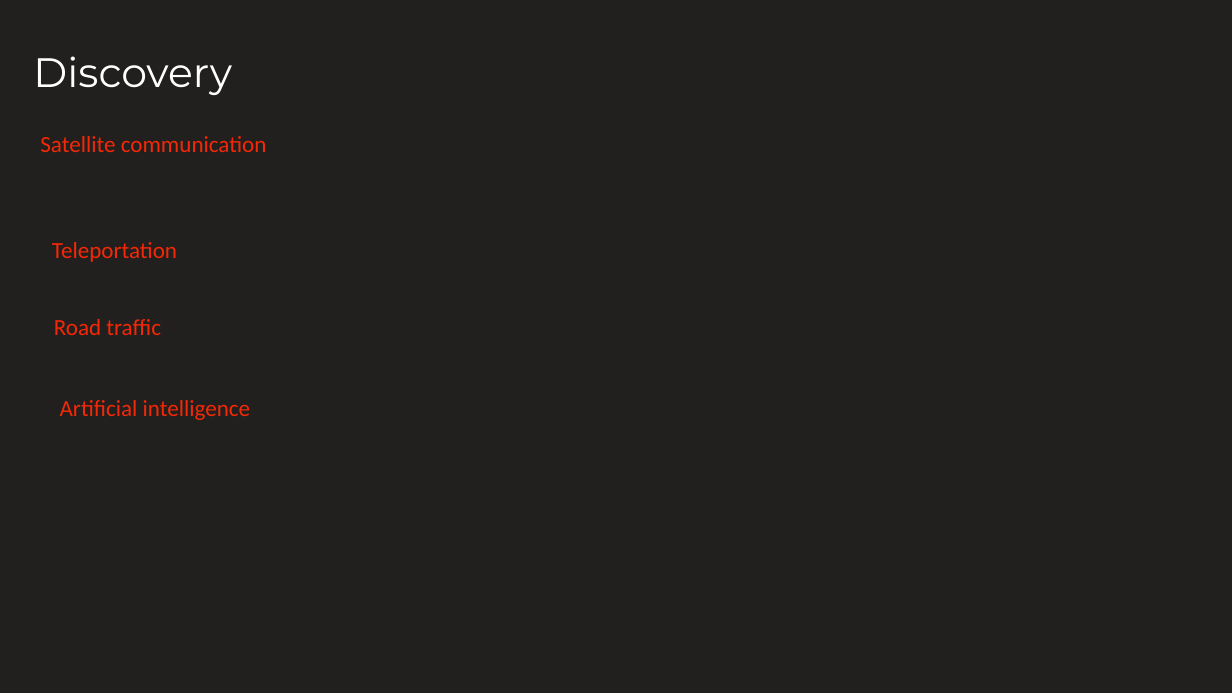
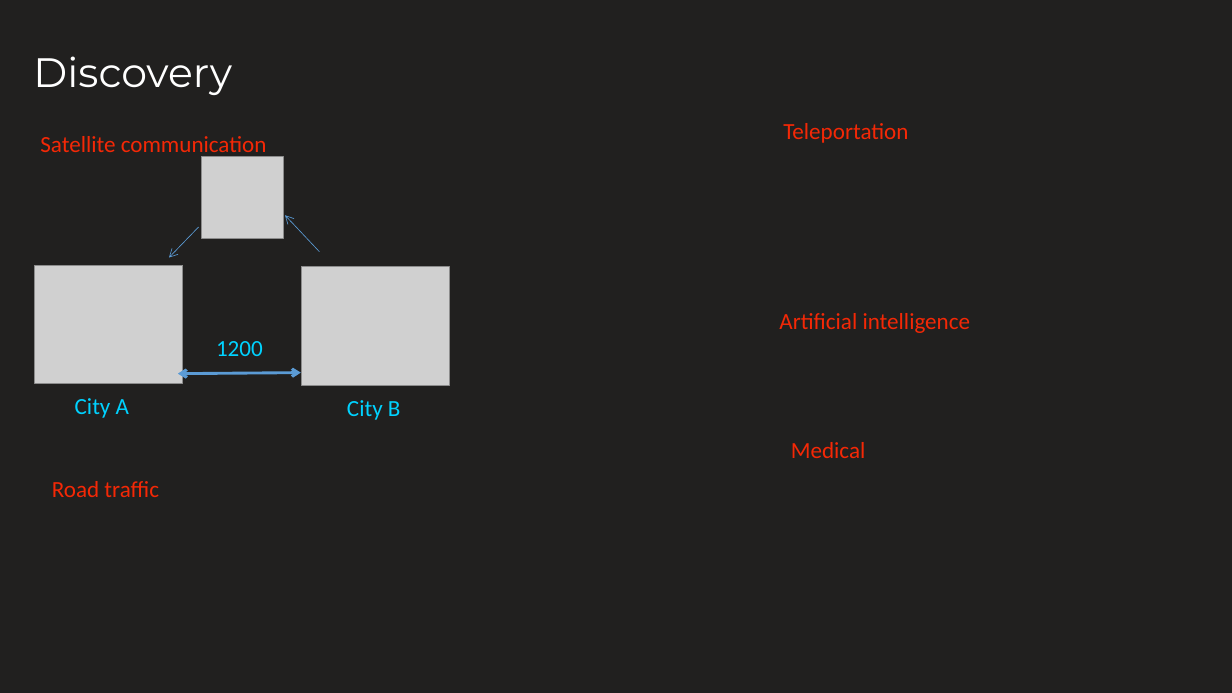
Before and after one commit to kevinalonso/Oral, a slide deck: slide 6 of Présentation1.ppt. Drawn at 1232x693 pixels with LibreOffice and Linux fonts; fonts in the diff are those of the drawing; grey boxes stand for pictures. Boxes give left, top, right and bottom in pixels: in the first picture for what was removed or moved away, otherwise in the second. Text is boxed around its words. In the diff, an @@ line names an element or a change of style, - is before the commit and + after.

```diff
--- a/Présentation1.ppt
+++ b/Présentation1.ppt
@@ text "Teleportation" moved from (x1=52, y1=242, x2=177, y2=262) to (x1=783, y1=123, x2=908, y2=143) @@
@@ picture added at (x1=201, y1=156, x2=284, y2=238) @@
@@ arrow added from (199, 227) to (169, 258), #5B9BD5 0.51 pt @@
@@ arrow added from (320, 251) to (285, 215), #5B9BD5 0.51 pt @@
@@ picture added at (x1=34, y1=265, x2=182, y2=383) @@
@@ picture added at (x1=302, y1=267, x2=450, y2=385) @@
@@ text "Artificial intelligence" moved from (x1=60, y1=400, x2=251, y2=420) to (x1=779, y1=313, x2=971, y2=333) @@
@@ text added at (x1=216, y1=341, x2=263, y2=356), 18 pt, text #00D2FF @@
+1200
@@ double arrow added from (178, 373) to (301, 372), #5B9BD5 2.24 pt @@
@@ text added at (x1=75, y1=398, x2=129, y2=418), 18 pt, text #00D2FF @@
+City A
@@ text added at (x1=347, y1=400, x2=401, y2=420), 18 pt, text #00D2FF @@
+City B
@@ text added at (x1=791, y1=442, x2=866, y2=458), 18 pt, text #F42806 @@
+Medical
@@ text "Road traffic" moved from (x1=54, y1=319, x2=161, y2=335) to (x1=52, y1=481, x2=159, y2=497) @@
```
Also in this commit, not shown: 2 other slides changed, 3 slides added, 2 slides removed, 7 other files.
